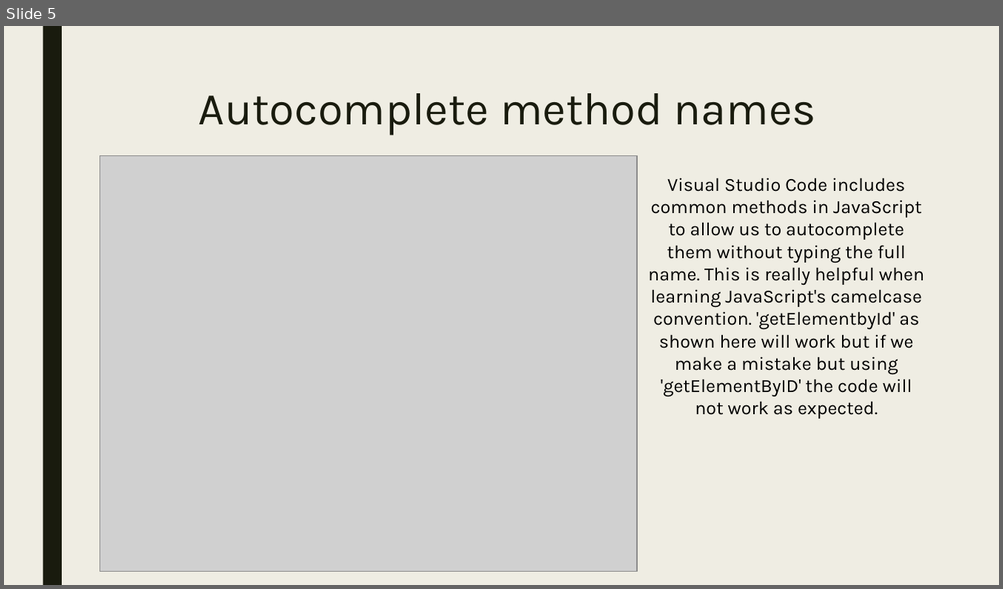
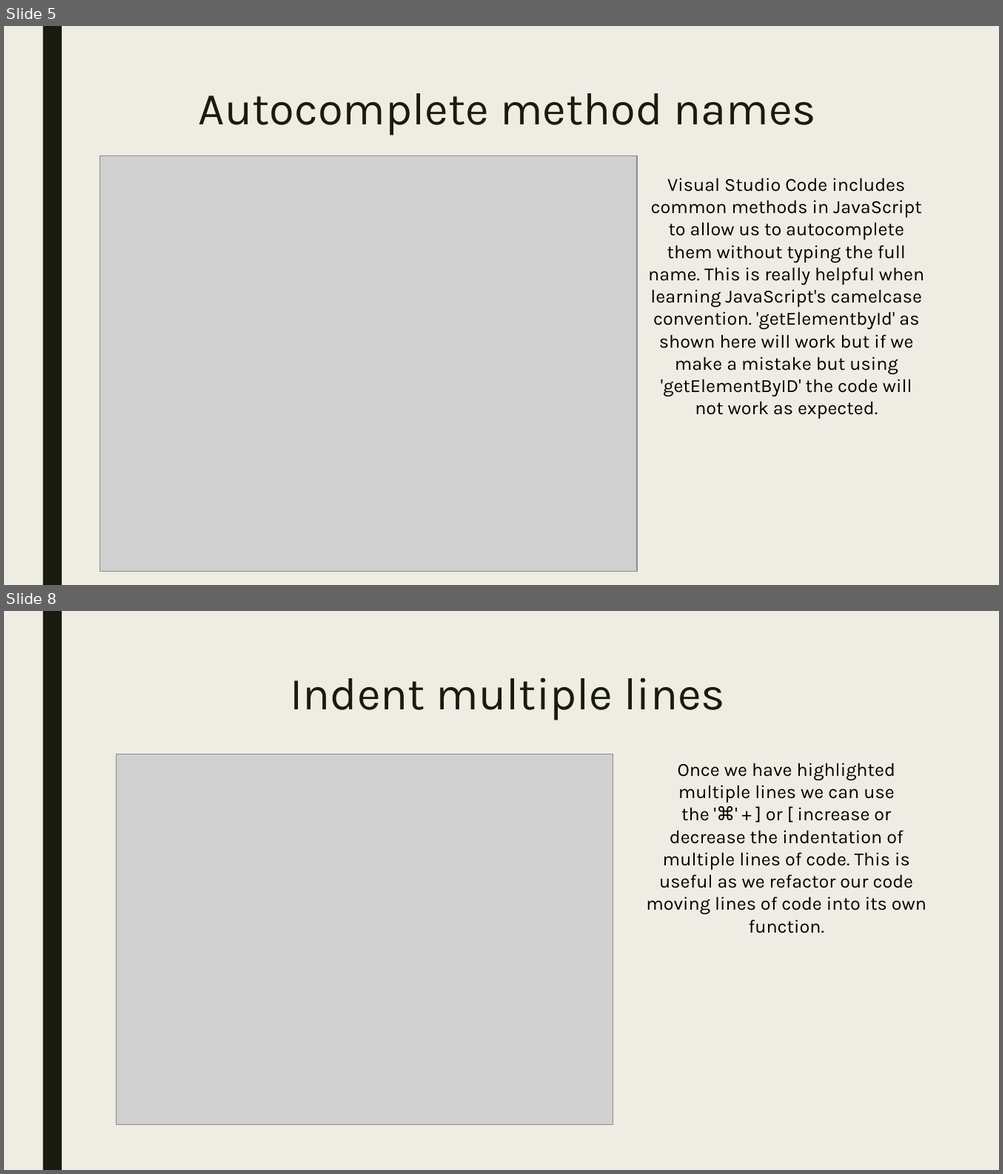
Before and after one commit to 105ron/lightning-talk, a slide deck: Presentation.pptx. Shown one above the other, each under a label of ours: slide 5 before the commit, slides 5 and 8 after it; the slides between them are not shown. The pictures are 1003x589 and 1003x1174 pixels, drawn with LibreOffice and Linux fonts; fonts in the diff are those of the drawing; grey boxes stand for pictures. Boxes give left, top, right and bottom in pixels: in the first picture for what was removed or moved away, otherwise in the second. Text is boxed around its words. In the diff, an @@ line names an element or a change of style, - is before the commit and + after.

```diff
--- a/Presentation.pptx
+++ b/Presentation.pptx
@@ slide 8 added at <box>4,611,999,1170</box>, background #EFEDE3; not listed: 1 template element that a slide beside it also shows @@
@@ title added at <box>290,678,725,721</box>, 44 pt, text #191B0E @@
+Indent multiple lines
@@ picture added at <box>116,755,613,1125</box> @@
@@ text added at <box>646,763,926,915</box>, 18 pt, text #000000 @@
+Once we have highlighted multiple lines we can use the '⌘' + ] or [ increase or decrease the indentation of multiple lines of code. This is useful as we refactor our code moving lines of code into its own function.
```
Also in this commit, not shown: 9 other slides added.
